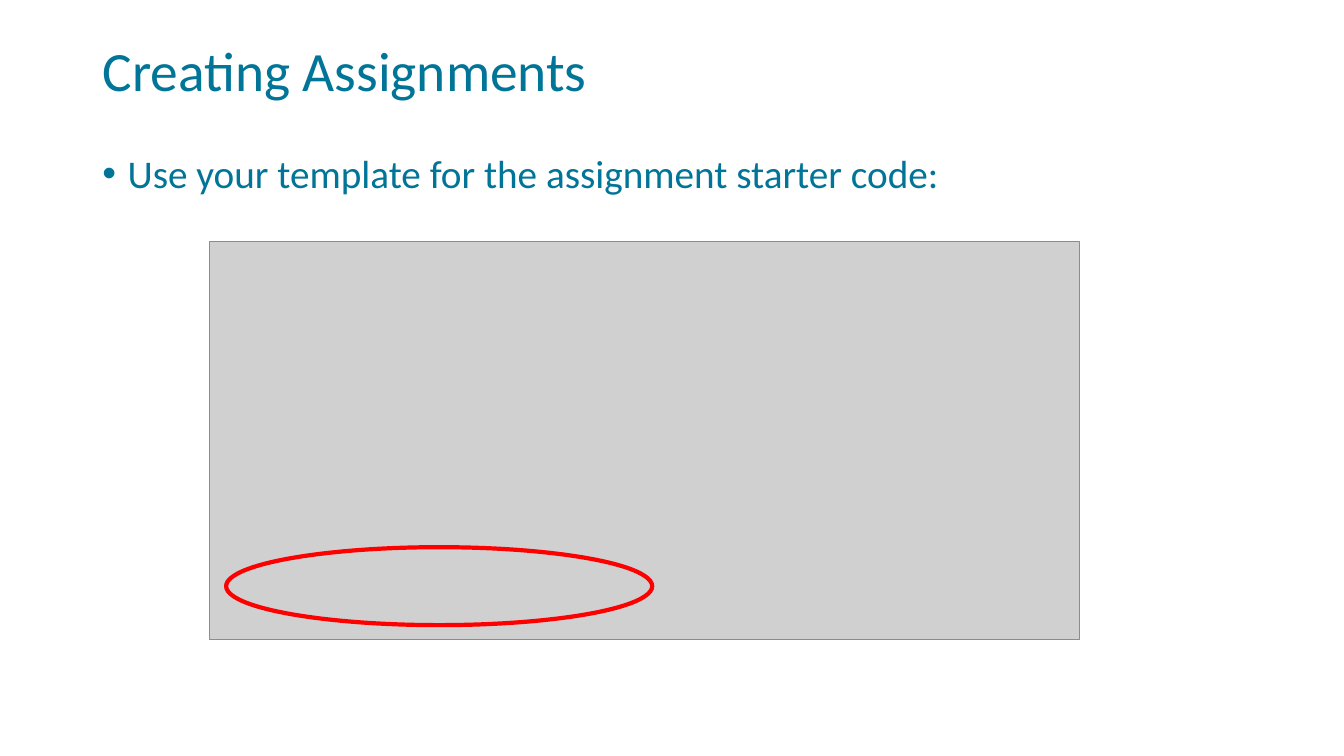
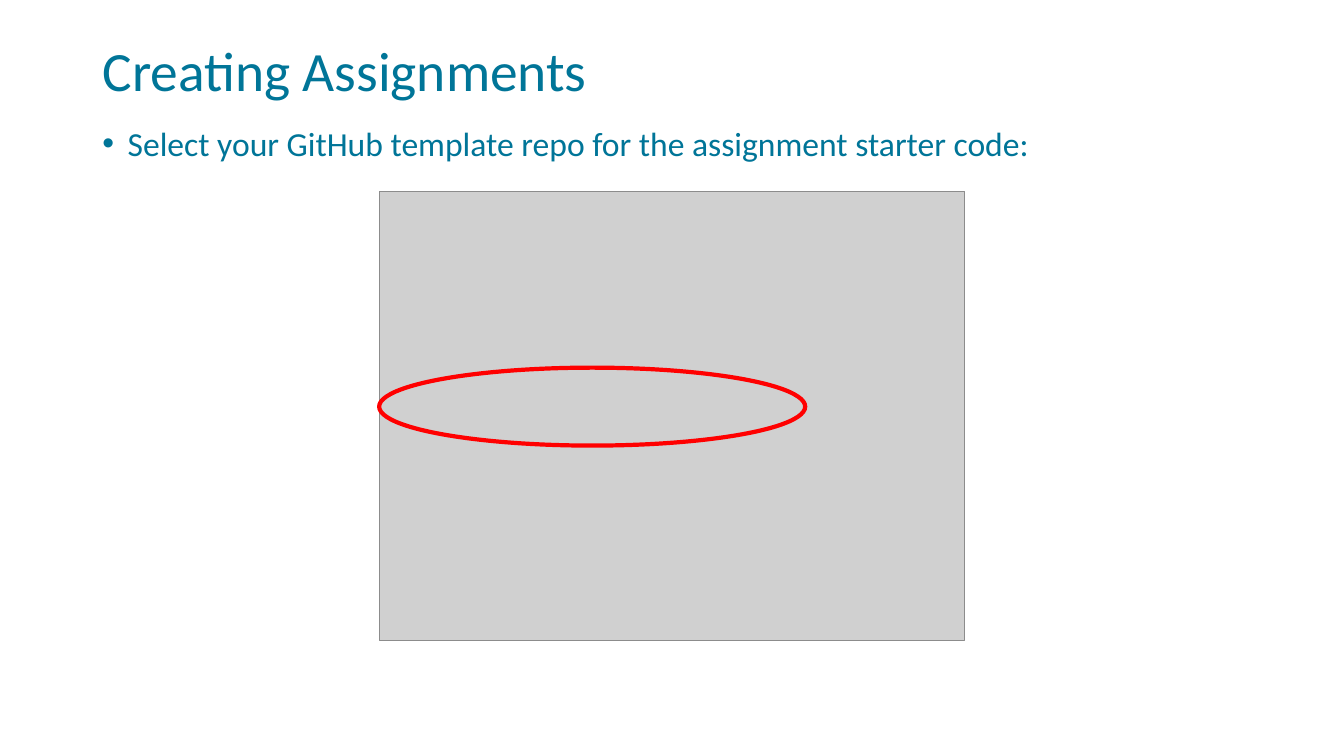
Before and after one commit to FSCJ-FacultyDev/HITEC2023, a slide deck: slide 22 of GitHubClassroom-Instructor.pptx (slide 13 before the commit). Drawn at 1344x756 pixels with LibreOffice and Linux fonts; fonts in the diff are those of the drawing; grey boxes stand for pictures; background and template pictures are left out. Boxes give left, top, right and bottom in pixels: in the first picture for what was removed or moved away, otherwise in the second. Text is boxed around its words. In the diff, an @@ line names an element or a change of style, - is before the commit and + after.

Commit message:
updated images"

```diff
--- a/GitHubClassroom-Instructor.pptx
+++ b/GitHubClassroom-Instructor.pptx
@@ text at [128, 132, 1029, 162]: text changed; size 28 to 24 pt @@
-• Use your template for the assignment starter code:
+• Select your GitHub template repo for the assignment starter code:
@@ picture: place and size @@
-picture at [210, 241, 1080, 640]
+picture at [379, 192, 965, 641]
@@ ellipse: place and size @@
-ellipse at [226, 547, 652, 625]
+ellipse at [379, 368, 806, 446]
```
Also in this commit, not shown: 11 other slides changed, 13 slides added, 2 slides removed.
